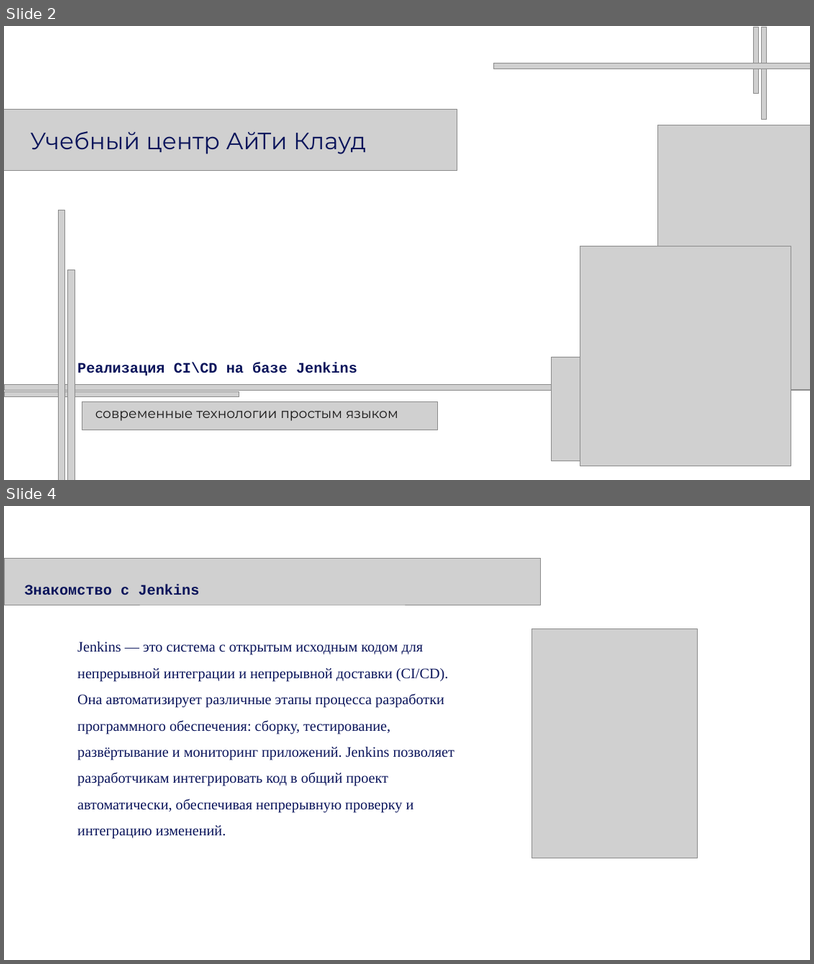
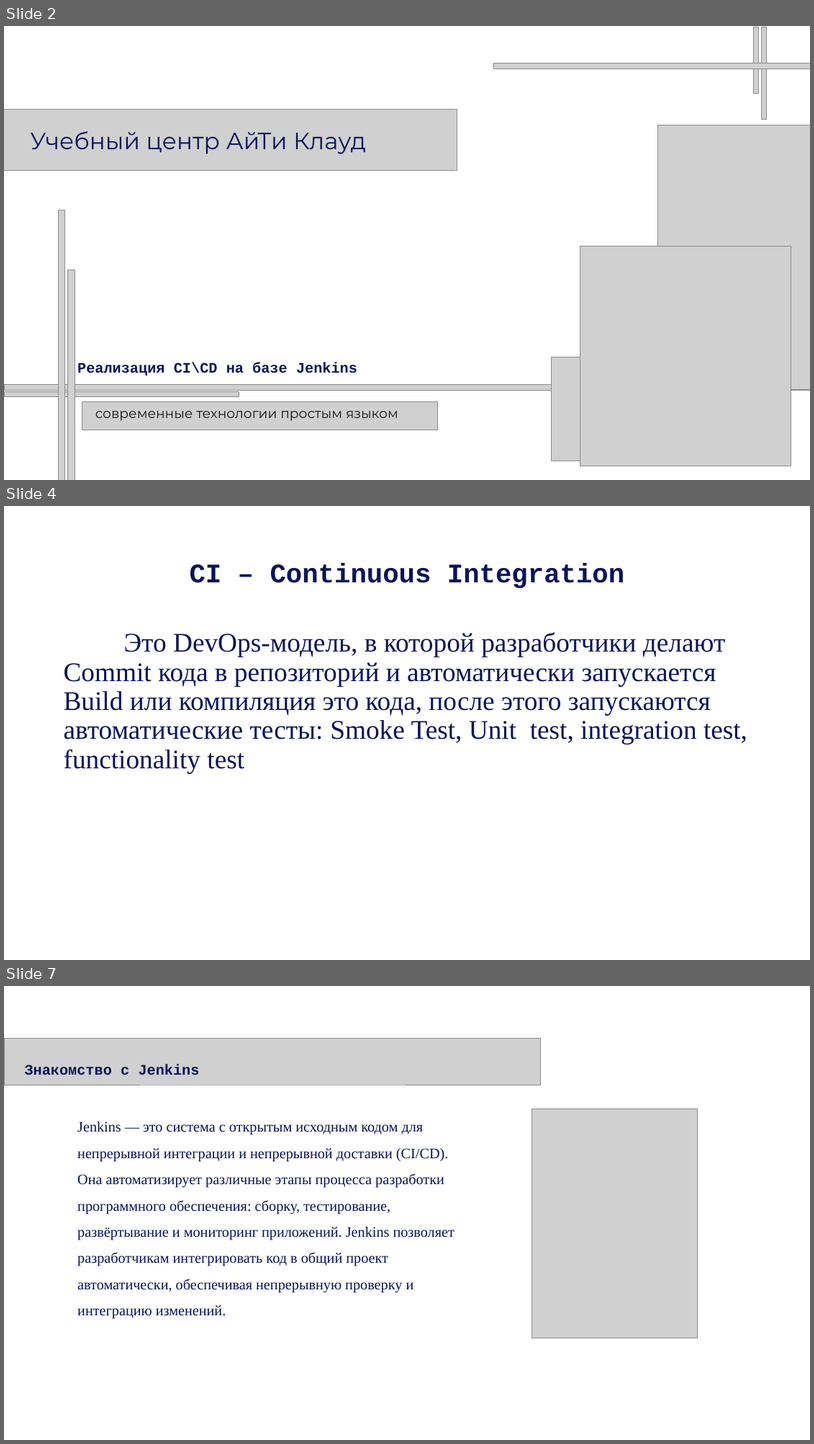
Before and after one commit to Kollekcioner47/jenkins, a slide deck: Jenkins.pptx. Shown one above the other, each under a label of ours: slides 2 and 4 before the commit, slides 2, 4 and 7 after it; the slides between them are not shown. The pictures are 814x964 and 814x1444 pixels, drawn with LibreOffice and Linux fonts; fonts in the diff are those of the drawing; grey boxes stand for pictures. Boxes give left, top, right and bottom in pixels: in the first picture for what was removed or moved away, otherwise in the second. Text is boxed around its words. In the diff, an @@ line names an element or a change of style, - is before the commit and + after.

```diff
--- a/Jenkins.pptx
+++ b/Jenkins.pptx
@@ slide 4 added at (x1=4, y1=506, x2=810, y2=960), background #FFFFFF @@
@@ title added at (x1=190, y1=563, x2=625, y2=588), 48 pt, text #09135A, bold @@
+CI – Continuous Integration
@@ text added at (x1=64, y1=632, x2=748, y2=773), 48 pt, text #09135A @@
+Это DevOps-модель, в которой разработчики делают Commit кода в репозиторий и автоматически запускается Build или компиляция это кода, после этого запускаются автоматические тесты: Smoke Test, Unit test, integration test, functionality test
@@ what was slide 4 is now slide 7 @@
```
Also in this commit, not shown: 3 other slides added, 1 slide removed.
